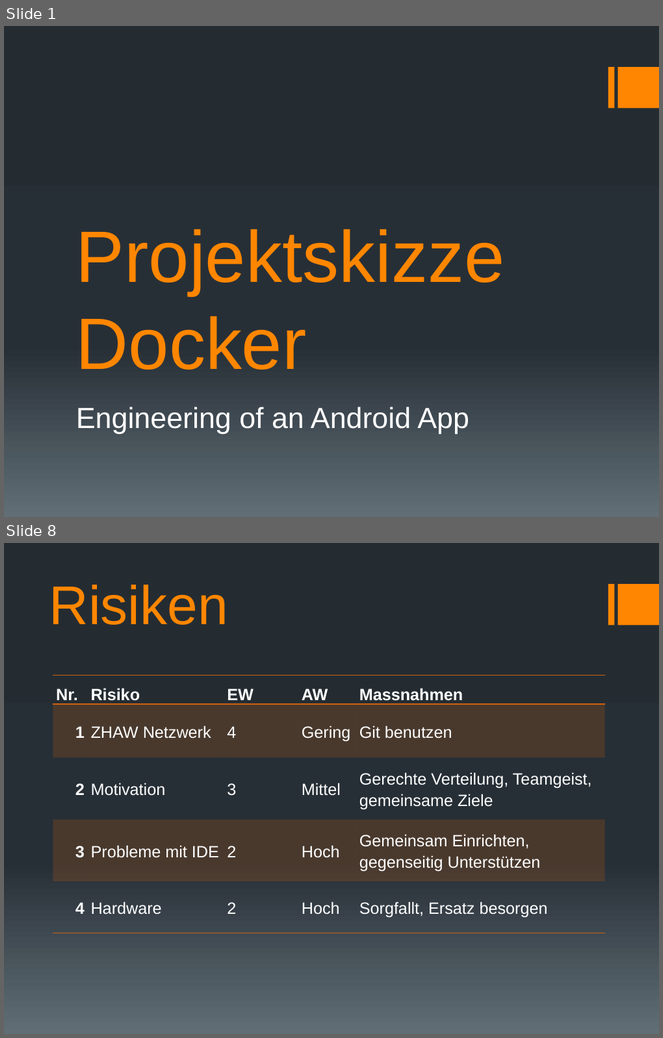
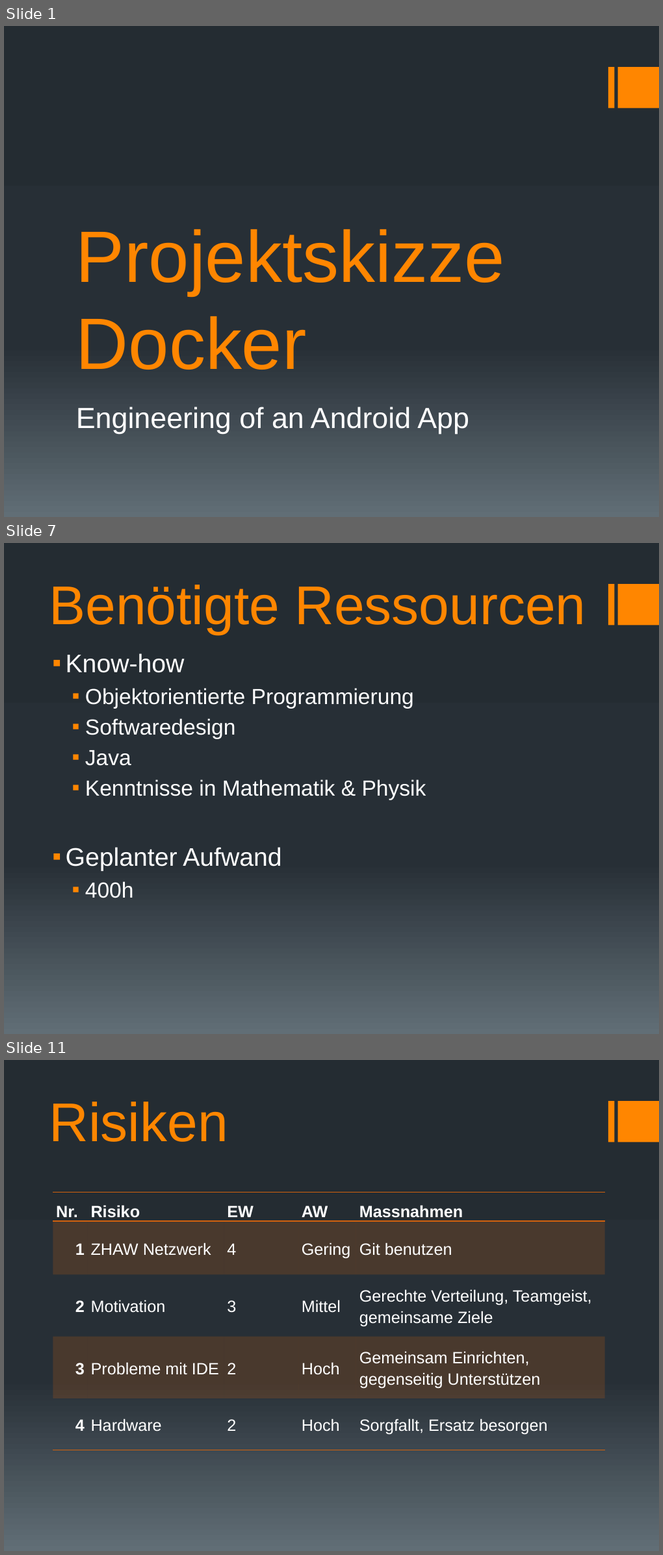
Before and after one commit to docker-apps/Docker, a slide deck: Documents/Projektskizze/Projektskizze_Präsentation_v1.pptx. Shown one above the other, each under a label of ours: slides 1 and 8 before the commit, slides 1, 7 and 11 after it; the slides between them are not shown. The pictures are 663x1038 and 663x1555 pixels, drawn with LibreOffice and Linux fonts; fonts in the diff are those of the drawing. Boxes give left, top, right and bottom in pixels: in the first picture for what was removed or moved away, otherwise in the second. Text is boxed around its words. In the diff, an @@ line names an element or a change of style, - is before the commit and + after.

```diff
--- a/Documents/Projektskizze/Projektskizze_Präsentation_v1.pptx
+++ b/Documents/Projektskizze/Projektskizze_Präsentation_v1.pptx
@@ slide 7 added at bbox=[4, 543, 659, 1034], background gradient #242C33 to #273037 to #636D76; not listed: 2 template elements that a slide beside it also shows @@
@@ title added at bbox=[49, 585, 586, 634], 60 pt, text #FF8600 @@
+Benötigte Ressourcen
@@ text added at bbox=[66, 653, 426, 899], 24 pt, text #FFFFFF @@
+▪ Know-how
+  ▪ Objektorientierte Programmierung
+  ▪ Softwaredesign
+  ▪ Java
+  ▪ Kenntnisse in Mathematik & Physik
+▪ Geplanter Aufwand
+  ▪ 400h
@@ what was slide 8 is now slide 11 @@
```
Also in this commit, not shown: 5 slides changed, 5 other slides added, 3 slides removed, 1 other file.
